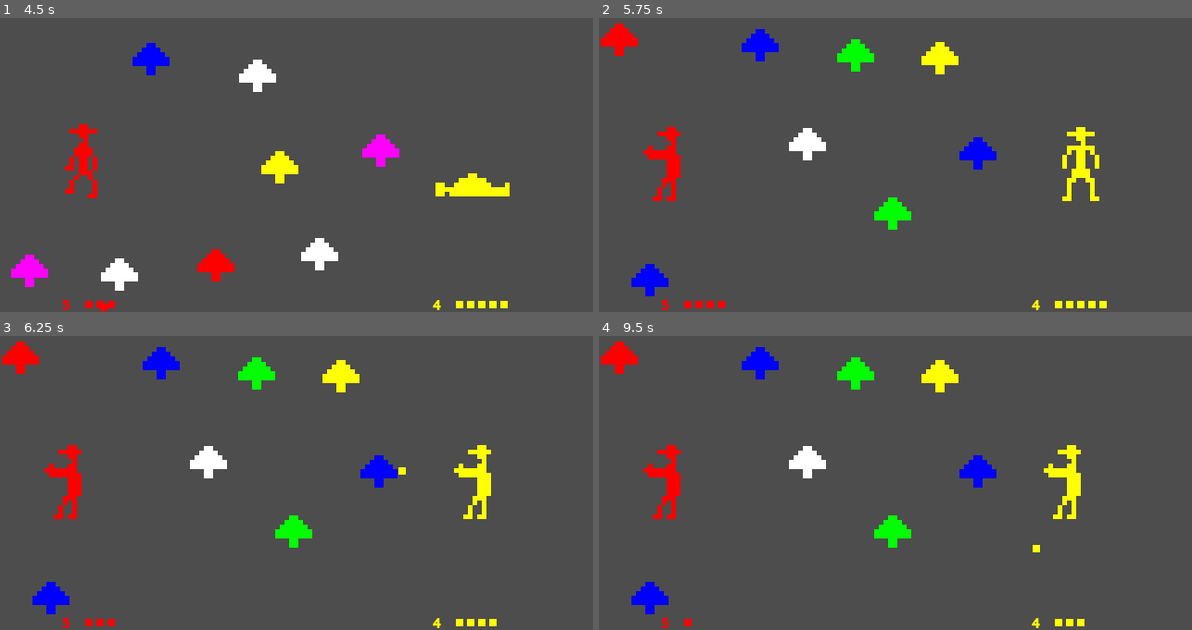
Above: before the commit, frames 1-4 (two rows, left to right).
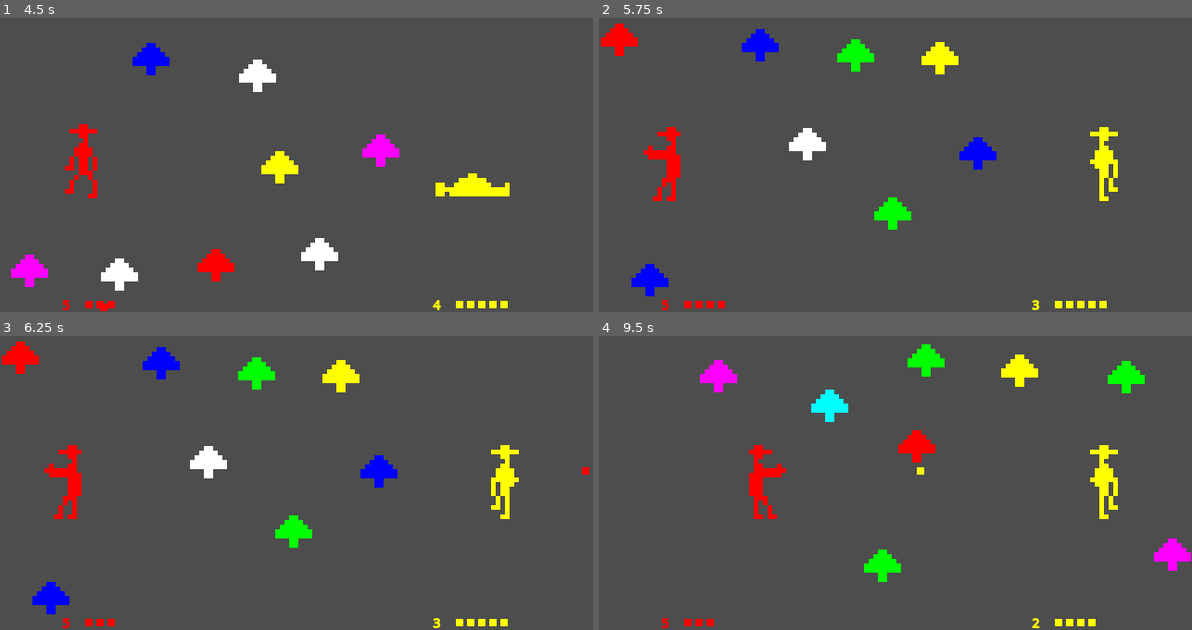
Above: after the commit, the same moments.

Repository: cristalcorp/duel
Game: Godot game, scene res://Scenes/menu.tscn
Same seed, same stepped clock (60 frames per second), same inputs: the game is played once before the commit and once after it.
Inputs:
- Up to frame 1 (4.5 s): tap Enter (shoot_p2) at 0.5, 2.85 s; hold D (move_right) 0.53-1.28 s; hold Space (shoot) 0.53-1.28 s; tap R (restart) at 1.25 s; hold S (move_down) 1.28-2.03 s; tap Left (move_left_p2) at 1.35, 4.35 s; tap Space (shoot) at 1.55, 3.05 s; hold D (move_right) 2.03-2.78 s; hold Space (shoot) 2.03-2.78 s; hold W (move_up) 2.78-3.53 s; hold Space (shoot) 3.53-4.28 s; hold A (move_left) from 3.53 s (still down)
- Up to frame 2 (5.75 s): tap Space (shoot) at 4.55 s; release A (move_left) at 5.03 s; hold S (move_down) from 5.03 s (still down); hold Space (shoot) from 5.03 s (still down)
- Up to frame 3 (6.25 s): release S (move_down) at 5.78 s; release Space (shoot) at 5.78 s; hold D (move_right) from 5.78 s (still down); tap Enter (shoot_p2) at 5.85 s; tap Space (shoot) at 6.05 s
- Up to frame 4 (9.5 s): release D (move_right) at 6.53 s; hold W (move_up) 6.53-7.28 s; hold Space (shoot) 6.53-7.28 s; hold D (move_right) 7.28-8.03 s; tap Left (move_left_p2) at 7.35 s; tap Space (shoot) at 7.55, 9.05 s; hold S (move_down) 8.03-8.78 s; hold Space (shoot) 8.03-8.78 s; hold A (move_left) from 8.78 s (still down); tap Enter (shoot_p2) at 8.85 s

Frame 1 is identical in both runs. In frame 2, 1.2% of the frame differs, in the area x 72-88%, y 37-100%; in frame 3, 1.3%; in frame 4, 8.9%, in the area x 0-100%, y 1-100%.

Commit message:
Let bullets wrap around the screen once
A bullet leaving through an edge comes back through the opposite one with
the same direction and speed, then disappears at the next edge. After a
wrap it can hit its shooter. The ammo and lives HUD moves to its own
canvas layer so bullets pass under it.

Co-Authored-By: Claude Opus 5.5 <noreply@anthropic.com>

Diff:
--- a/Scenes/arena.gd
+++ b/Scenes/arena.gd
@@ -41,11 +41,15 @@
 var round_ending: bool = false
 var sudden_death: bool = false
 var banner: Label
+## Ammo and lives, drawn above the game: bullets pass under them.
+var hud: CanvasLayer
 var restart_prompt: Label
 
 
 func _ready() -> void:
 	spawn_players()
+	hud = CanvasLayer.new()
+	add_child(hud)
 	banner = make_label(Color.WHITE, 16)
 	banner.size = Vector2(get_viewport_rect().size.x, BANNER_HEIGHT)
 	banner.horizontal_alignment = HORIZONTAL_ALIGNMENT_CENTER
@@ -202,7 +206,7 @@
 ## Row of ammo squares at the bottom of the screen, centred under the player's start.
 func add_ammo_display(player: Node) -> void:
 	var row := Node2D.new()
-	add_child(row)
+	hud.add_child(row)
 	var width: float = player.max_ammo * AMMO_ICON_SIZE + (player.max_ammo - 1) * AMMO_ICON_GAP
 	var top: float = get_viewport_rect().end.y - HUD_HEIGHT + (HUD_HEIGHT - AMMO_ICON_SIZE) / 2.0
 	row.position = Vector2(player.position.x - width / 2.0, top)
--- a/Scenes/bullet.gd
+++ b/Scenes/bullet.gd
@@ -4,9 +4,13 @@
 var speed: float = 400.0
 ## Unit vector; set by the shooter, changed by tree bounces.
 var direction: Vector2 = Vector2.RIGHT
-## The cowboy who fired; safe from its own bullet until the first bounce.
+## The cowboy who fired; safe from its own bullet until the first bounce or wrap.
 var shooter: Node2D
-var bounced: bool = false
+var can_hit_shooter: bool = false
+## Screen edges the bullet may cross, coming back on the opposite side; it
+## disappears at the next one.
+@export var max_wraps: int = 1
+var wraps: int = 0
 
 
 func _ready() -> void:
@@ -14,8 +18,18 @@
 
 func _physics_process(delta: float) -> void:
 	position += direction * speed * delta
-	if not get_viewport_rect().has_point(position):
+	var screen: Rect2 = get_viewport_rect()
+	if screen.has_point(position):
+		return
+	if wraps >= max_wraps:
 		queue_free()
+		return
+	# Out through one edge, in through the opposite one; direction is kept.
+	wraps += 1
+	can_hit_shooter = true
+	position = Vector2(
+		screen.position.x + fposmod(position.x - screen.position.x, screen.size.x),
+		screen.position.y + fposmod(position.y - screen.position.y, screen.size.y))
 
 ## Bounces on a tree's hitbox; kills a cowboy through its hurtbox.
 func _on_area_entered(area: Area2D) -> void:
@@ -23,7 +37,7 @@
 	if owner_node.is_in_group("trees"):
 		bounce()
 		return
-	if owner_node == shooter and not bounced:
+	if owner_node == shooter and not can_hit_shooter:
 		return
 	if owner_node.has_method("hit"):
 		owner_node.hit()
@@ -31,6 +45,6 @@
 
 ## Leaves in a random direction on the side the bullet came from.
 func bounce() -> void:
-	bounced = true
+	can_hit_shooter = true
 	var back: Vector2 = -direction
 	direction = back.rotated(randf_range(-PI / 2.0 * 0.9, PI / 2.0 * 0.9))
